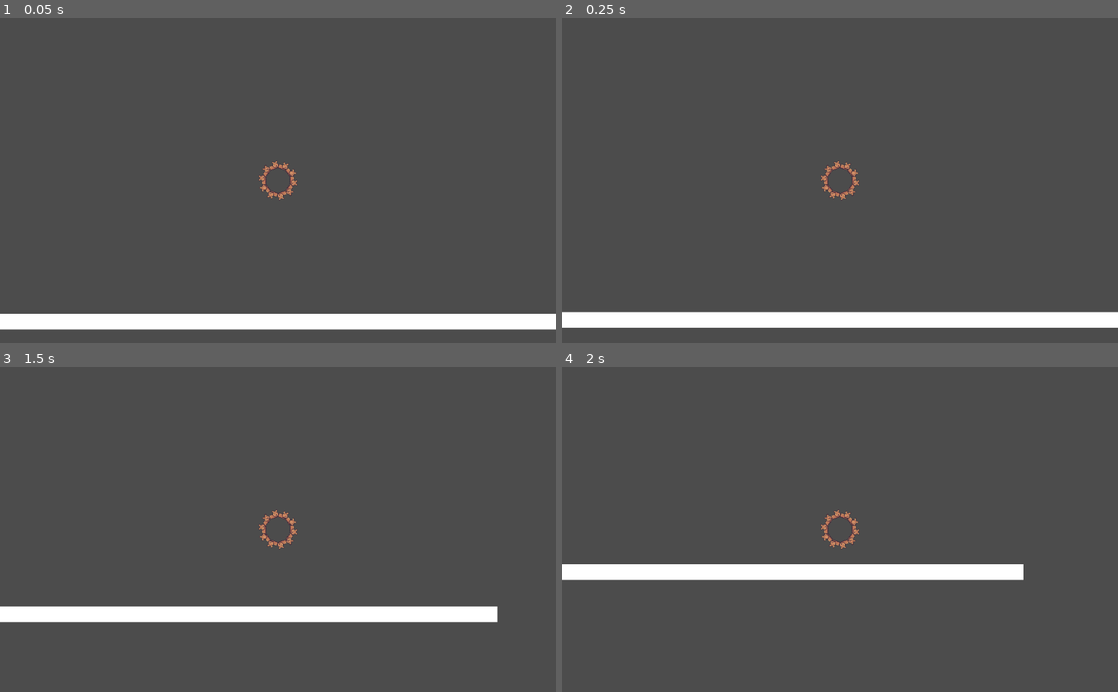
Above: before the commit, frames 1-4 (two rows, left to right).
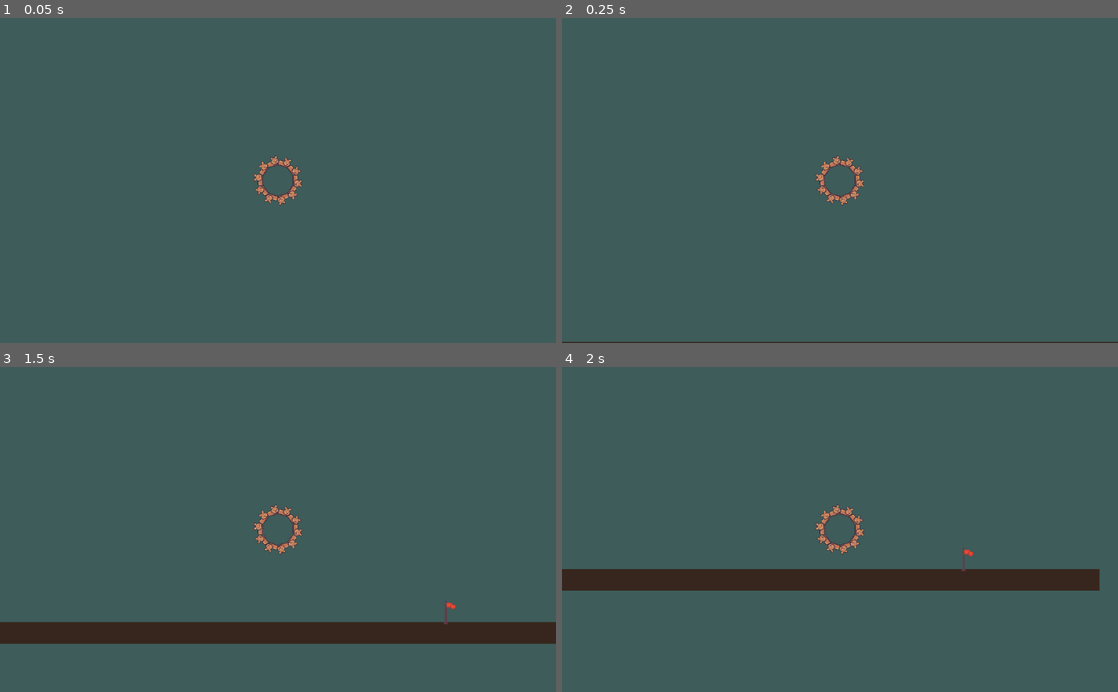
Above: after the commit, the same moments.

Repository: MichaelBelousov/optt-multiplayer-jam
Game: Godot game, scene res://src/test.tscn
The game is run twice, just before and just after one commit, with the same random seed, the same clock (stepped at 60 frames per second) and the same inputs. This scene is started directly instead of the project's main scene.
Inputs:
- Up to frame 1 (0.05 s): no input
- Up to frame 2 (0.25 s): no input
- Up to frame 3 (1.5 s): hold D (move_right) 0.53-1.28 s; tap Left (p2_move_left) at 0.6 s; tap Right (p2_move_right) at 0.8, 1.35 s; hold A (move_left) from 1.28 s (still down)
- Up to frame 4 (2 s): keep holding A (move_left); tap Left (p2_move_left) at 1.55 s

The runs differ from the first frame. In frame 1, 5.4% of the frame differs, in the area x 0-100%, y 42-96%; in frame 2, 5.9%; in frame 3, 12%, in the area x 0-100%, y 42-86%; in frame 4, 8.2%.
Error before the commit: Invalid get index 'connections' (on base: 'null instance'). (res://src/hamster_wheel.gd:28)

Commit message:
add flag, clean up test level

Diff:
--- a/project.godot
+++ b/project.godot
@@ -13,6 +13,10 @@
 config/name="optt-multiplayer-jam"
 run/main_scene="res://ui/ConnectMenu.tscn"
 config/icon="res://art-src/icon.png"
+
+[autoload]
+
+Autoload="*res://src/autoload.gd"
 
 [importer_defaults]
 
@@ -80,6 +84,11 @@
 "events": [ Object(InputEventKey,"resource_local_to_scene":false,"resource_name":"","device":0,"alt":false,"shift":false,"control":false,"meta":false,"command":false,"pressed":false,"scancode":0,"physical_scancode":16777234,"unicode":0,"echo":false,"script":null)
  ]
 }
+restart_level={
+"deadzone": 0.5,
+"events": [ Object(InputEventKey,"resource_local_to_scene":false,"resource_name":"","device":0,"alt":false,"shift":false,"control":false,"meta":false,"command":false,"pressed":false,"scancode":0,"physical_scancode":82,"unicode":0,"echo":false,"script":null)
+ ]
+}
 
 [physics]
 
--- /dev/null
+++ b/src/autoload.gd
@@ -0,0 +1,12 @@
+## may want to rename this to "GameState" once we figure out what else it does
+
+extends Node
+
+
+func _input(evt):
+  if Input.is_action_just_pressed("restart_level"):
+    var cur_scene = get_tree().get_current_scene()
+    if cur_scene.name == "Level1":
+      get_tree().change_scene("res://src/test.tscn")
+    else:
+      push_error("attempted to restart the level, but the level was unknown")
--- /dev/null
+++ b/src/flag.tscn
@@ -0,0 +1,32 @@
+[gd_scene load_steps=7 format=2]
+
+[ext_resource path="res://art-src/flag.png" type="Texture" id=1]
+
+[sub_resource type="AtlasTexture" id=1]
+atlas = ExtResource( 1 )
+region = Rect2( 0, 0, 32, 64 )
+
+[sub_resource type="AtlasTexture" id=2]
+atlas = ExtResource( 1 )
+region = Rect2( 32, 0, 32, 64 )
+
+[sub_resource type="AtlasTexture" id=3]
+atlas = ExtResource( 1 )
+region = Rect2( 64, 0, 32, 64 )
+
+[sub_resource type="AtlasTexture" id=4]
+atlas = ExtResource( 1 )
+region = Rect2( 96, 0, 32, 64 )
+
+[sub_resource type="SpriteFrames" id=5]
+animations = [ {
+"frames": [ SubResource( 1 ), SubResource( 2 ), SubResource( 3 ), SubResource( 4 ) ],
+"loop": true,
+"name": "default",
+"speed": 5.0
+} ]
+
+[node name="Flag" type="Node2D"]
+
+[node name="AnimatedSprite" type="AnimatedSprite" parent="."]
+frames = SubResource( 5 )
--- a/src/hamster_wheel.gd
+++ b/src/hamster_wheel.gd
@@ -24,16 +24,17 @@
 	for _i in 10:
 		add_hamster()
 
-	var netCtx = get_node("/root/NetContext")
-	var player_count = netCtx.connections.size()
+	var netCtx = get_node_or_null("/root/NetContext")
+	if netCtx != null:
+		var player_count = netCtx.connections.size()
 
-  # disable the local second player (secondary set of inputs) if there is more than one player
-	is_p2_local = player_count == 1
+		# disable the local second player (secondary set of inputs) if there is more than one player
+		is_p2_local = player_count == 1
 
-	if is_p2_local:
-		left_action = "p2_move_left"
-		right_action = "p2_move_right"
-		jump_action = "p2_move_jump"
+		if is_p2_local:
+			left_action = "p2_move_left"
+			right_action = "p2_move_right"
+			jump_action = "p2_move_jump"
 
 
 func add_hamster() -> void:
--- a/src/hamster_wheel.tscn
+++ b/src/hamster_wheel.tscn
@@ -9,6 +9,8 @@
 
 [node name="Camera2D" type="Camera2D" parent="."]
 current = true
+zoom = Vector2( 0.8, 0.8 )
 
 [node name="RayCast2D" type="RayCast2D" parent="."]
 enabled = true
+cast_to = Vector2( 0, 3 )
--- a/src/test.tscn
+++ b/src/test.tscn
@@ -2,26 +2,32 @@
 
 [ext_resource path="res://src/hamster_wheel.tscn" type="PackedScene" id=1]
 [ext_resource path="res://audio-files/level-1.ogg" type="AudioStream" id=2]
+[ext_resource path="res://src/flag.tscn" type="PackedScene" id=3]
 
-[sub_resource type="RectangleShape2D" id=1]
-extents = Vector2( 593.5, 10 )
+[node name="Level1" type="Node2D"]
 
-[node name="Test" type="Node2D"]
+[node name="SkyRect" type="ColorRect" parent="."]
+margin_left = -240.0
+margin_top = -104.0
+margin_right = 1408.0
+margin_bottom = 864.0
+color = Color( 0.243137, 0.360784, 0.352941, 1 )
+
+[node name="StaticBody2D" type="StaticBody2D" parent="."]
+
+[node name="CollisionPolygon2D" type="CollisionPolygon2D" parent="StaticBody2D"]
+position = Vector2( 520, 563 )
+polygon = PoolVector2Array( 640, -19, 640, 13, -520, 13, -520, -19 )
+
+[node name="Polygon2D" type="Polygon2D" parent="StaticBody2D/CollisionPolygon2D"]
+color = Color( 0.215686, 0.14902, 0.113725, 1 )
+polygon = PoolVector2Array( 640, -19, 640, 13, -520, 13, -520, -19 )
+
+[node name="Flag" parent="." instance=ExtResource( 3 )]
+position = Vector2( 966, 532 )
 
 [node name="HamsterWheel" parent="." instance=ExtResource( 1 )]
 position = Vector2( 516, 303 )
-
-[node name="StaticBody2D" type="StaticBody2D" parent="."]
-
-[node name="CollisionShape2D" type="CollisionShape2D" parent="StaticBody2D"]
-position = Vector2( 520, 563 )
-shape = SubResource( 1 )
-
-[node name="ColorRect" type="ColorRect" parent="StaticBody2D"]
-margin_left = -73.0
-margin_top = 549.0
-margin_right = 1116.0
-margin_bottom = 578.0
 
 [node name="BgMusic" type="AudioStreamPlayer" parent="."]
 stream = ExtResource( 2 )
Binary file added: art-src/flag.png
Not shown, added: art-src/flag.png.import
